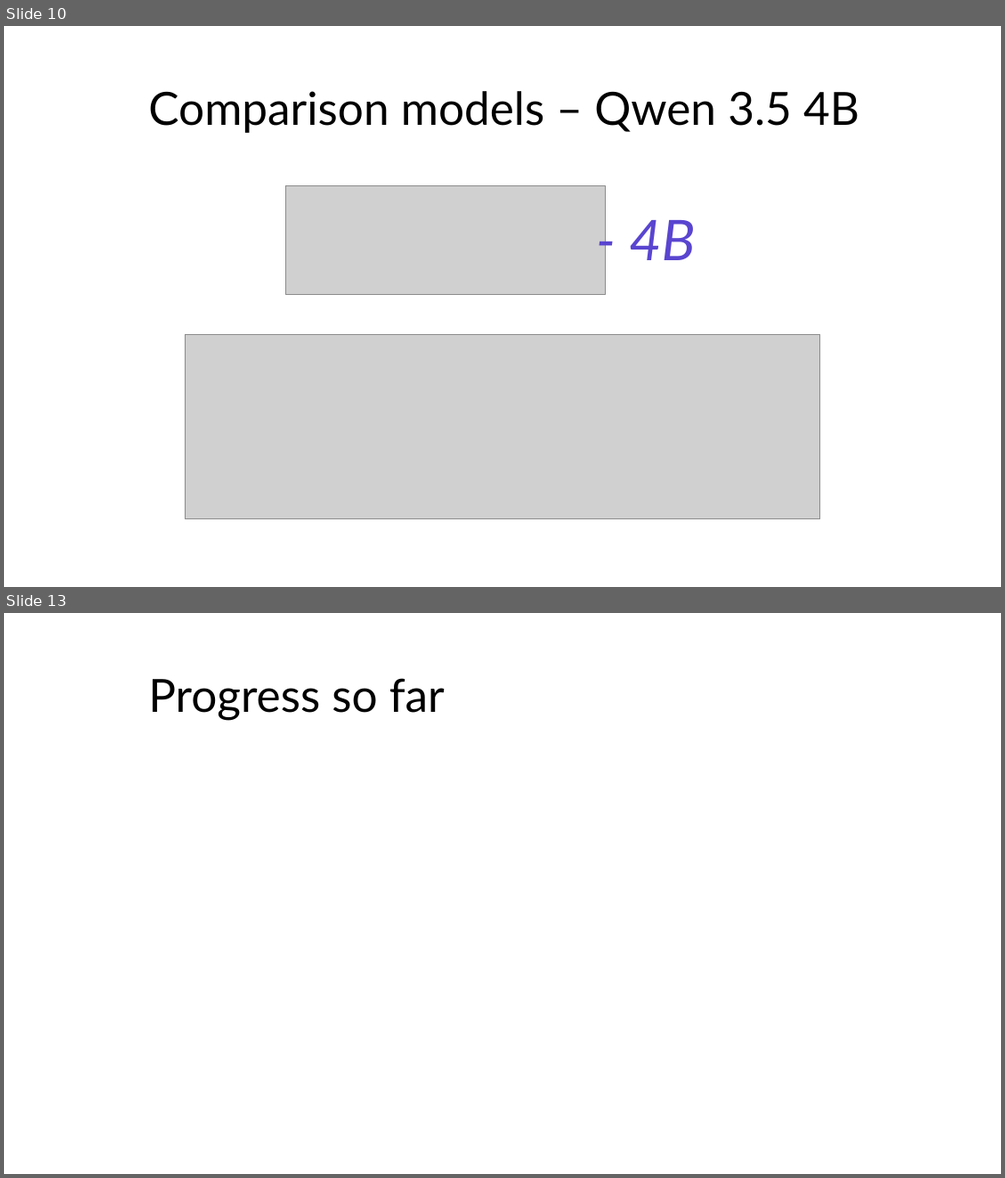
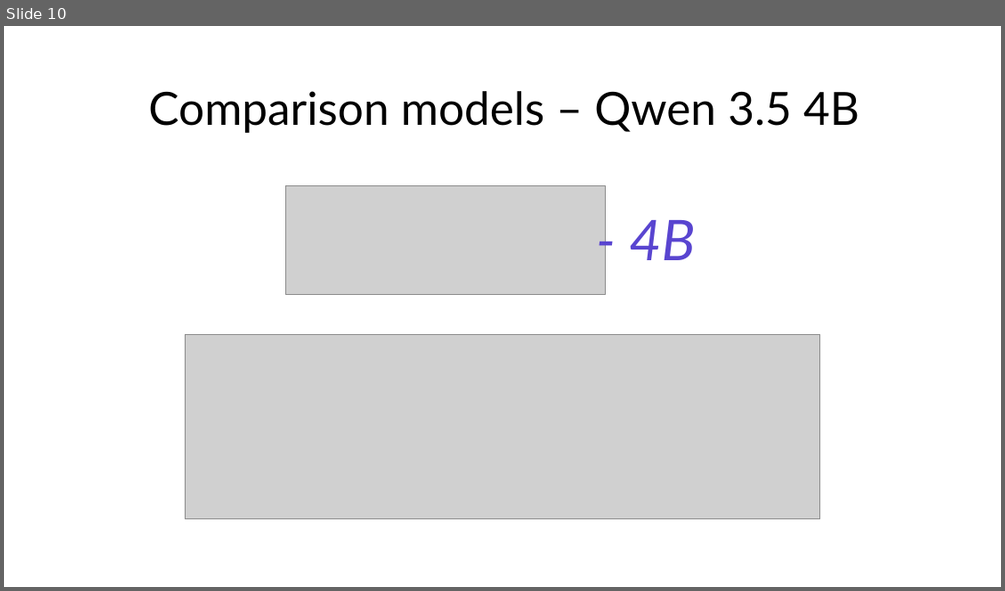
Before and after one commit to Shuagib/multi-modal-Mimir, a slide deck: Præsentation1.pptx. Shown one above the other, each under a label of ours: slides 10 and 13 before the commit, slide 10 after it; the slides between them are not shown. The pictures are 1005x1178 and 1005x591 pixels, drawn with LibreOffice and Linux fonts; fonts in the diff are those of the drawing; grey boxes stand for pictures. Boxes give left, top, right and bottom in pixels: in the first picture for what was removed or moved away, otherwise in the second. Text is boxed around its words. In the diff, an @@ line names an element or a change of style, - is before the commit and + after.

```diff
--- a/Præsentation1.pptx
+++ b/Præsentation1.pptx
@@ slide 13 removed at (x1=4, y1=613, x2=1001, y2=1174), background #FFFFFF @@
@@ title removed at (x1=148, y1=678, x2=445, y2=721) @@
-Progress so far
```
Also in this commit, not shown: 3 slides changed, 1 slide added, 1 other slide removed.
